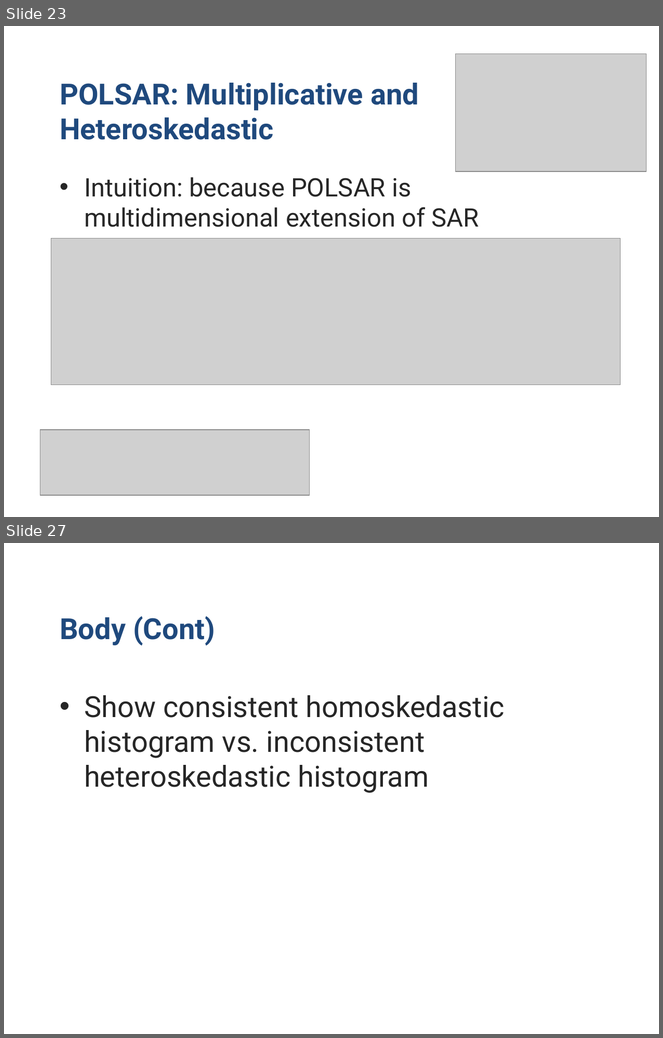
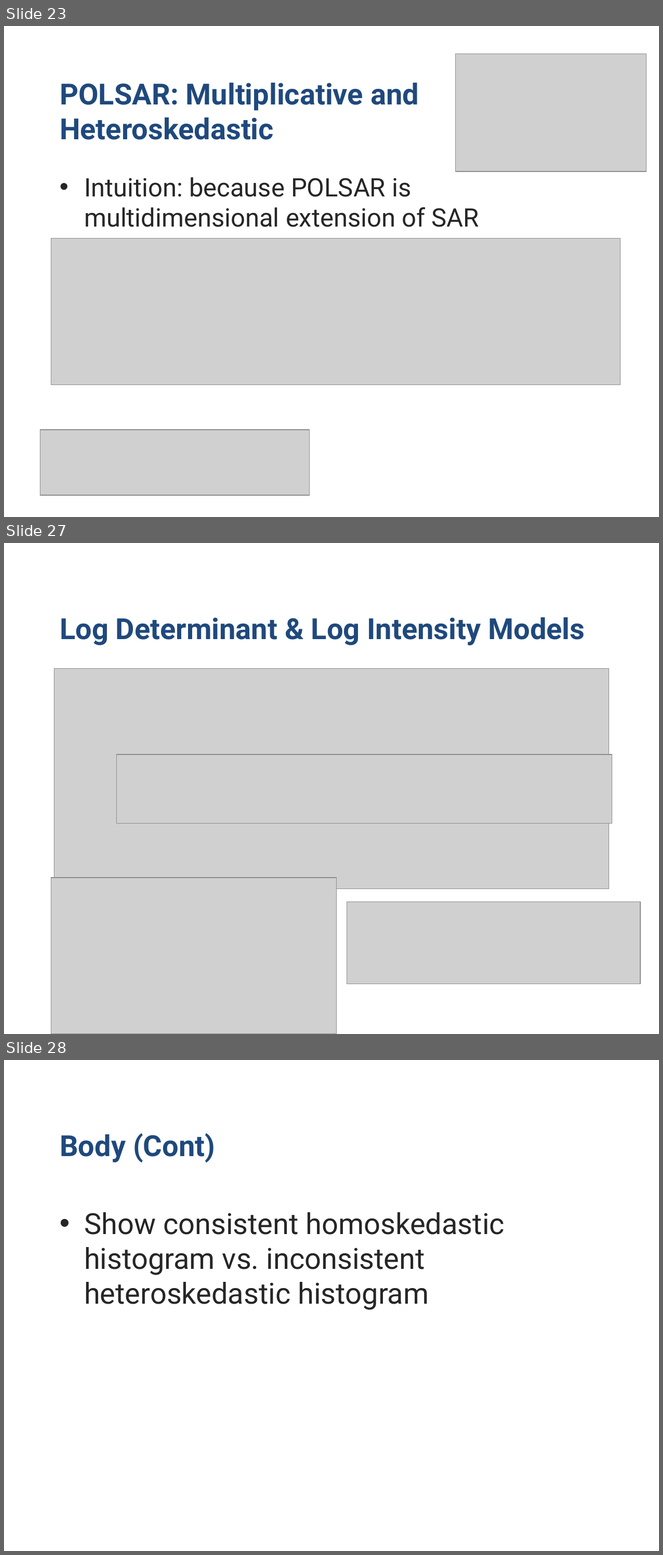
Before and after one commit to stivo-suong/thesis-latex-dev, a slide deck: oral_defense/Scalar & Homoskedastic Models for SAR & POLSAR.pptx.ppt. Shown one above the other, each under a label of ours: slides 23 and 27 before the commit, slides 23, 27 and 28 after it; the slides between them are not shown. The pictures are 663x1038 and 663x1555 pixels, drawn with LibreOffice and Linux fonts; fonts in the diff are those of the drawing; grey boxes stand for pictures; background and template pictures are left out. Boxes give left, top, right and bottom in pixels: in the first picture for what was removed or moved away, otherwise in the second. Text is boxed around its words. In the diff, an @@ line names an element or a change of style, - is before the commit and + after.

```diff
--- a/oral_defense/Scalar & Homoskedastic Models for SAR & POLSAR.pptx.ppt
+++ b/oral_defense/Scalar & Homoskedastic Models for SAR & POLSAR.pptx.ppt
@@ slide 27 added at <box>4,543,659,1034</box>, background #FFFFFF @@
@@ title added at <box>60,617,585,645</box>, 32 pt, text #1F497D, bold @@
+Log Determinant & Log Intensity Models
@@ picture added at <box>54,669,609,890</box> @@
@@ picture added at <box>117,755,612,824</box> @@
@@ picture added at <box>51,878,337,1034</box> @@
@@ picture added at <box>347,902,641,984</box> @@
@@ what was slide 27 is now slide 28 @@
```
Also in this commit, not shown: 1 slide changed, 2 other slides added, 2 slides removed.
